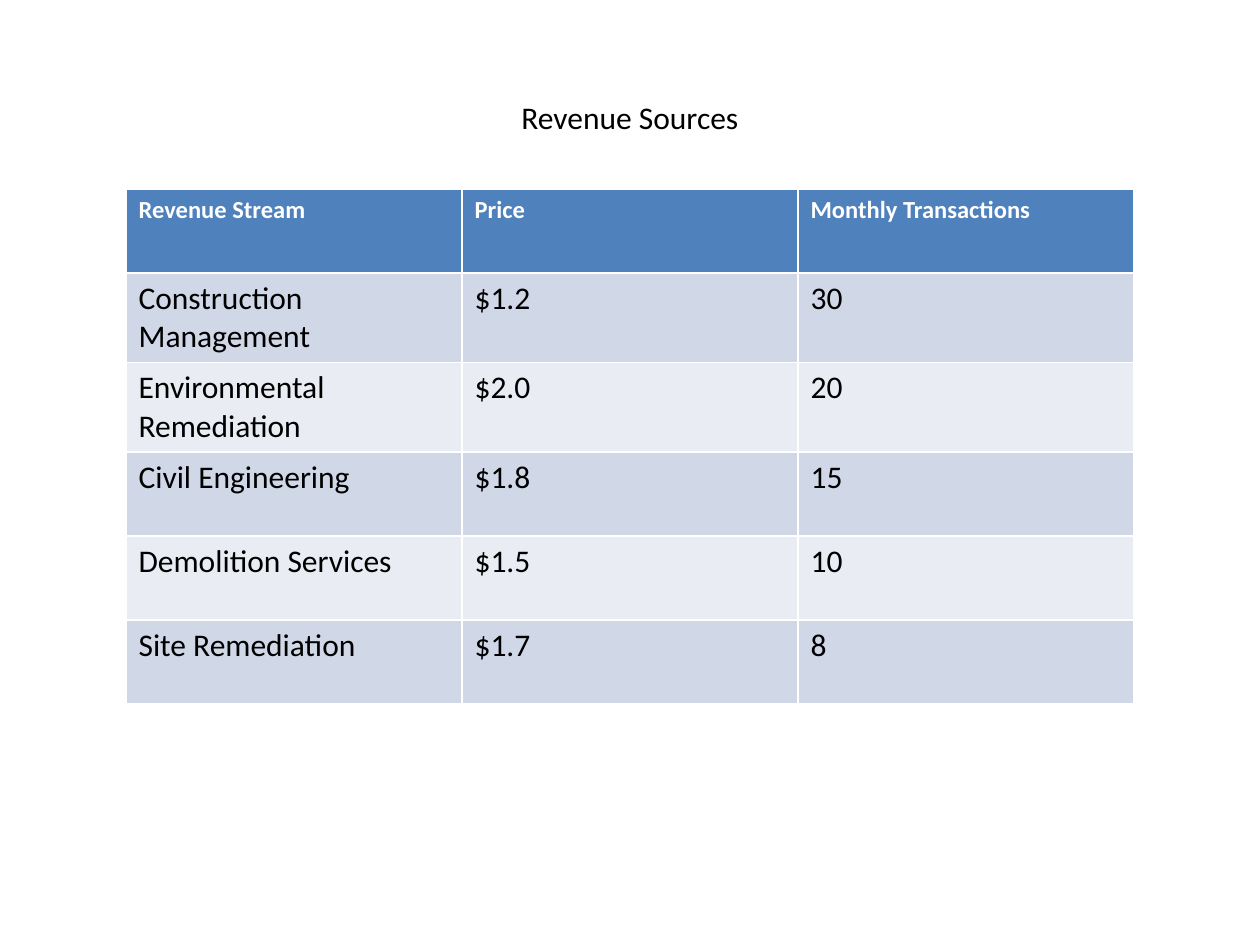
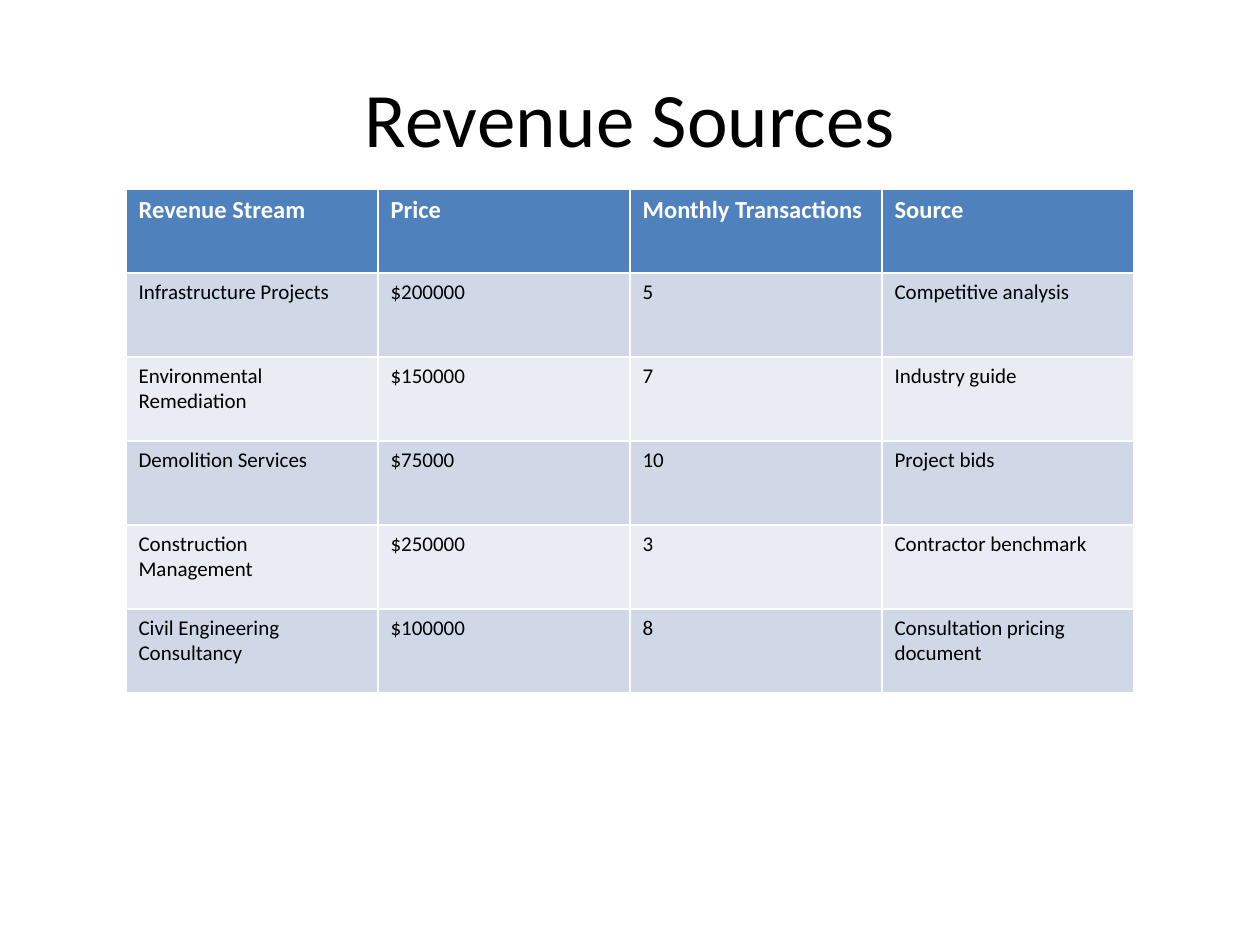
Before and after one commit to mikegustafsonchicago/AutoFinModel, a slide deck: slide 2 of outputs/output_ppt.pptx. Drawn at 1260x945 pixels with LibreOffice and Linux fonts; fonts in the diff are those of the drawing. Boxes give left, top, right and bottom in pixels: in the first picture for what was removed or moved away, otherwise in the second. Text is boxed around its words. In the diff, an @@ line names an element or a change of style, - is before the commit and + after.

```diff
--- a/outputs/output_ppt.pptx
+++ b/outputs/output_ppt.pptx
@@ title "Revenue Sources" at [365, 97, 895, 148]: size 18 to 44 pt @@
@@ table at [126, 189, 1134, 693] @@
-column 1: Revenue Stream | Construction Management | Environmental Remediation | Civil Engineering | Demolition Services | Site Remediation
-column 2: Price | $1.2 | $2.0 | $1.8 | $1.5 | $1.7
-column 3: Monthly Transactions | 30 | 20 | 15 | 10 | 8
+column 1: Revenue Stream | Infrastructure Projects | Environmental Remediation | Demolition Services | Construction Management | Civil Engineering Consultancy
+column 2: Price | $200000 | $150000 | $75000 | $250000 | $100000
+column 3: Monthly Transactions | 5 | 7 | 10 | 3 | 8
+column 4: Source | Competitive analysis | Industry guide | Project bids | Contractor benchmark | Consultation pricing document
```
Also in this commit, not shown: 5 slides added, 3 slides removed, 54 other files.
